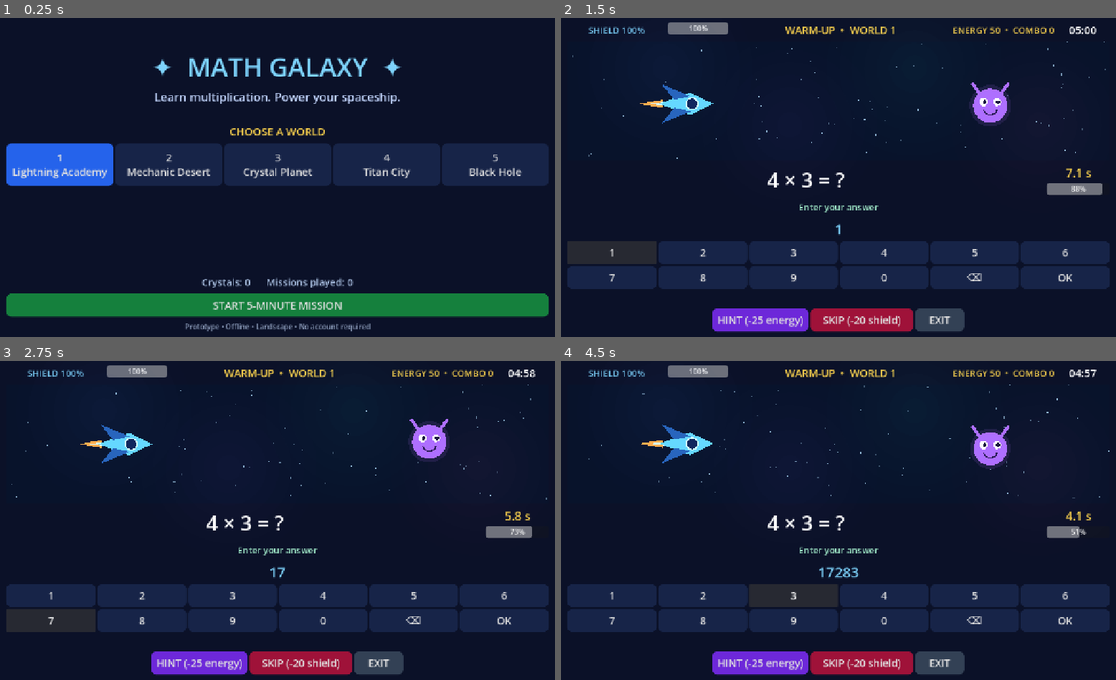
Above: before the commit, frames 1-4 (two rows, left to right).
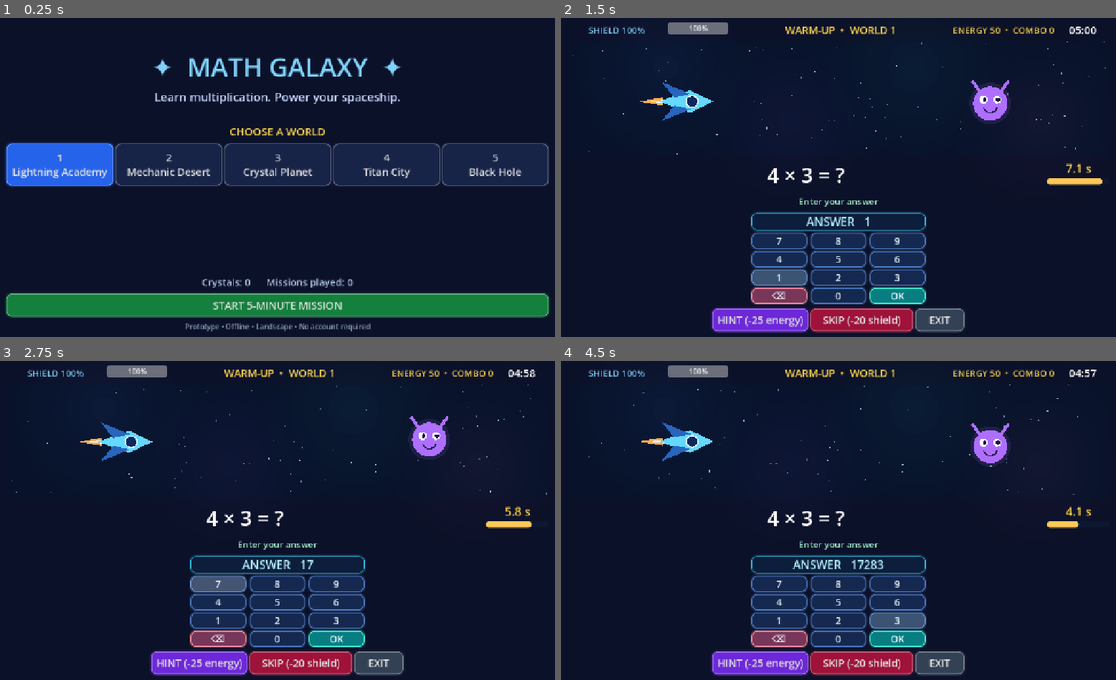
Above: after the commit, the same moments.

Repository: trun0ff/math-galaxy
Game: Godot game, scene res://scenes/Main.tscn
Two runs of this game, one before a commit and one after it. Both use one fixed random seed, a clock stepped at 60 frames per second and the inputs below.
Inputs:
- Up to frame 1 (0.25 s): no input
- Up to frame 2 (1.5 s): click "START 5-MINUTE MISSION" at 0.5 s; click "1" at 1.25 s
- Up to frame 3 (2.75 s): click "7" at 2 s
- Up to frame 4 (4.5 s): click "2" at 2.75 s; click "8" at 3.5 s; click "3" at 4.25 s

The runs differ from the first frame. In frame 1, 2.3% of the frame differs, in the area x 0-99%, y 38-94%; in frame 2, 17%; in frame 3, 16%; in frame 4, 17%, in the area x 1-99%, y 8-99%.

Commit message:
Add neon keypad and battle HUD styling

Diff:
--- a/project.godot
+++ b/project.godot
@@ -1,34 +1,20 @@
-; Engine configuration file.
-; It's best edited using the editor UI and not directly,
-; since the parameters that go here are not all obvious.
-;
-; Format:
-;   [section] ; section goes between []
-;   param=value ; assign values to parameters
-
 config_version=5
 
-[animation]
-
-compatibility/default_parent_skeleton_in_mesh_instance_3d=true
-
 [application]
-
 config/name="Math Galaxy - Prototype"
 run/main_scene="res://scenes/Main.tscn"
-config/features=PackedStringArray("4.7", "GL Compatibility")
+config/features=PackedStringArray("4.3", "GL Compatibility")
 
 [display]
-
 window/size/viewport_width=1280
 window/size/viewport_height=720
 window/stretch/mode="canvas_items"
+window/handheld/orientation=0
+
+[rendering]
+renderer/rendering_method="gl_compatibility"
+renderer/rendering_method.mobile="gl_compatibility"
+textures/default_filters/use_nearest_mipmap_filter=false
 
 [gui]
-
 theme/default_font_size=24
-
-[rendering]
-
-renderer/rendering_method="gl_compatibility"
-renderer/rendering_method.mobile="gl_compatibility"
--- a/scripts/Main.gd
+++ b/scripts/Main.gd
@@ -1,6 +1,7 @@
 extends Control
 
 const SCENE_SCRIPT = preload("res://scripts/SpaceScene.gd")
+const KEYPAD_SCRIPT = preload("res://scripts/ui/NeonKeypad.gd")
 const SAVE_PATH = "user://math_galaxy_progress.json"
 const MISSION_LENGTH := 300.0
 const PHASE_LIMITS := [35.0, 85.0, 235.0, 280.0, 300.0]
@@ -39,6 +40,7 @@
 var info: Label
 var question_label: Label
 var answer_label: Label
+var keypad: VBoxContainer
 var feedback: Label
 var timer_label: Label
 var shield_label: Label
@@ -118,9 +120,20 @@
 	style.corner_radius_top_right = 12
 	style.corner_radius_bottom_left = 12
 	style.corner_radius_bottom_right = 12
+	style.border_color = color.lightened(0.35)
+	style.set_border_width_all(2)
+	style.shadow_color = Color(color.r, color.g, color.b, 0.36)
+	style.shadow_size = 5
 	style.content_margin_left = 12
 	style.content_margin_right = 12
 	btn.add_theme_stylebox_override("normal", style)
+	var hover := style.duplicate() as StyleBoxFlat
+	hover.bg_color = color.lightened(0.18)
+	btn.add_theme_stylebox_override("hover", hover)
+	var pressed := style.duplicate() as StyleBoxFlat
+	pressed.bg_color = color.darkened(0.2)
+	btn.add_theme_stylebox_override("pressed", pressed)
+	btn.add_theme_stylebox_override("focus", StyleBoxEmpty.new())
 	return btn
 
 func build_root() -> VBoxContainer:
@@ -217,7 +230,7 @@
 	top.add_child(info)
 	art = Control.new()
 	art.set_script(SCENE_SCRIPT)
-	art.custom_minimum_size.y = 213
+	art.custom_minimum_size.y = 170
 	art.size_flags_vertical = Control.SIZE_EXPAND_FILL
 	root.add_child(art)
 	var question_row := HBoxContainer.new()
@@ -232,11 +245,12 @@
 	timer_bar = ProgressBar.new()
 	timer_bar.custom_minimum_size = Vector2(140, 14)
 	timer_container.add_child(timer_bar)
+	style_progress(timer_bar, Color("ffc857"))
 	feedback = make_label("", 20, Color("a7f3d0"))
 	feedback.custom_minimum_size.y = 34
 	root.add_child(feedback)
 	answer_area = VBoxContainer.new()
-	answer_area.custom_minimum_size.y = 190
+	answer_area.custom_minimum_size.y = 180
 	root.add_child(answer_area)
 	var footer := HBoxContainer.new()
 	footer.alignment = BoxContainer.ALIGNMENT_CENTER
@@ -245,6 +259,17 @@
 	footer.add_child(make_button("SKIP (-20 shield)", func(): resolve_answer(-1, "skip"), Color("9f1239"), 230))
 	footer.add_child(make_button("EXIT", exit_mission, Color("334155"), 110))
 	update_phase_label()
+
+func style_progress(bar: ProgressBar, fill: Color) -> void:
+	bar.show_percentage = false
+	var bg := StyleBoxFlat.new()
+	bg.bg_color = Color("0d1730")
+	bg.set_corner_radius_all(7)
+	bar.add_theme_stylebox_override("background", bg)
+	var fg := StyleBoxFlat.new()
+	fg.bg_color = fill
+	fg.set_corner_radius_all(7)
+	bar.add_theme_stylebox_override("fill", fg)
 
 func update_phase_label() -> void:
 	if header != null:
@@ -298,31 +323,31 @@
 	build_answers()
 
 func build_answers() -> void:
+	keypad = null
 	for c in answer_area.get_children():
 		answer_area.remove_child(c)
 		c.queue_free()
 	if input_mode == "choices":
 		var row := HBoxContainer.new()
+		row.add_theme_constant_override("separation", 12)
 		row.size_flags_vertical = Control.SIZE_EXPAND_FILL
 		answer_area.add_child(row)
 		for value in MathEngine.options(question):
 			var v: int = value
-			var b := make_button(str(value), func(): resolve_answer(v, "answer"), Color("1e40af"), 110)
+			var b := make_button(str(value), func(): resolve_answer(v, "answer"), Color("164a85"), 110)
 			b.size_flags_horizontal = Control.SIZE_EXPAND_FILL
+			b.custom_minimum_size.y = 96
 			row.add_child(b)
 	else:
-		answer_label = make_label("_", 32, Color("7dd3fc"))
-		answer_area.add_child(answer_label)
-		var grid := GridContainer.new()
-		grid.columns = 6
-		grid.size_flags_horizontal = Control.SIZE_EXPAND_FILL
-		answer_area.add_child(grid)
-		for value in ["1","2","3","4","5","6","7","8","9","0","⌫","OK"]:
-			var digit: String = value
-			var b := make_button(digit, func(): press_digit(digit), PANEL, 100)
-			b.custom_minimum_size.y = 52
-			b.size_flags_horizontal = Control.SIZE_EXPAND_FILL
-			grid.add_child(b)
+		var center := CenterContainer.new()
+		center.size_flags_horizontal = Control.SIZE_EXPAND_FILL
+		answer_area.add_child(center)
+		keypad = VBoxContainer.new()
+		keypad.set_script(KEYPAD_SCRIPT)
+		keypad.custom_minimum_size.x = 388
+		center.add_child(keypad)
+		keypad.call("set_value", "")
+		keypad.connect("key_pressed", Callable(self, "press_digit"))
 
 func press_digit(digit: String) -> void:
 	if not question_active or input_mode != "numeric": return
@@ -332,7 +357,8 @@
 		if input_value.is_valid_int(): resolve_answer(int(input_value), "answer")
 	else:
 		if input_value.length() < 6: input_value += digit
-	answer_label.text = input_value if not input_value.is_empty() else "_"
+	if keypad != null:
+		keypad.call("set_value", input_value)
 
 func _unhandled_key_input(event: InputEvent) -> void:
 	if screen != "battle" or not question_active or not event.pressed: return
@@ -364,6 +390,8 @@
 	stats["attempts"] += 1
 	stats["total_ms"] += int(question_elapsed * 1000.0)
 	if hint_used: stats["hints"] += 1
+	if keypad != null:
+		keypad.call("flash", correct)
 	if correct:
 		stats["correct"] += 1
 		if fast and input_mode == "numeric": stats["fast"] += 1
--- /dev/null
+++ b/scripts/ui/NeonKeypad.gd
@@ -0,0 +1,86 @@
+extends VBoxContainer
+## Reusable neon numeric input. Emits a digit, delete or submit request.
+signal key_pressed(key: String)
+
+const BASE := Color("152950")
+const EDGE := Color("4e7cc7")
+const TEXT := Color("eefaff")
+
+var display: Label
+var current_value := ""
+
+func _ready() -> void:
+	add_theme_constant_override("separation", 6)
+	var display_shell := PanelContainer.new()
+	display_shell.custom_minimum_size = Vector2(0, 36)
+	display_shell.add_theme_stylebox_override("panel", _style(Color("0d1d3c"), Color("33b8df"), 12, 1))
+	add_child(display_shell)
+	display = Label.new()
+	display.horizontal_alignment = HORIZONTAL_ALIGNMENT_CENTER
+	display.vertical_alignment = VERTICAL_ALIGNMENT_CENTER
+	display.add_theme_font_size_override("font_size", 26)
+	display.add_theme_color_override("font_color", Color("b3f2ff"))
+	display_shell.add_child(display)
+	set_value("")
+	var grid := GridContainer.new()
+	grid.columns = 3
+	grid.add_theme_constant_override("h_separation", 8)
+	grid.add_theme_constant_override("v_separation", 5)
+	grid.size_flags_horizontal = Control.SIZE_EXPAND_FILL
+	add_child(grid)
+	for key in ["7", "8", "9", "4", "5", "6", "1", "2", "3", "⌫", "0", "OK"]:
+		var button := Button.new()
+		button.text = key
+		button.custom_minimum_size = Vector2(104, 36)
+		button.size_flags_horizontal = Control.SIZE_EXPAND_FILL
+		button.focus_mode = Control.FOCUS_NONE
+		button.add_theme_font_size_override("font_size", 22)
+		button.add_theme_color_override("font_color", TEXT)
+		button.add_theme_color_override("font_hover_color", Color.WHITE)
+		button.add_theme_color_override("font_pressed_color", Color.WHITE)
+		var base := BASE
+		var accent := EDGE
+		if key == "OK":
+			base = Color("087e83")
+			accent = Color("48f4d9")
+		elif key == "⌫":
+			base = Color("78375a")
+			accent = Color("ff8fa3")
+		button.add_theme_stylebox_override("normal", _style(base, accent, 12, 2))
+		button.add_theme_stylebox_override("hover", _style(base.lightened(0.20), accent.lightened(0.2), 12, 2))
+		button.add_theme_stylebox_override("pressed", _style(accent.darkened(0.25), Color.WHITE, 12, 2))
+		button.add_theme_stylebox_override("focus", StyleBoxEmpty.new())
+		button.pivot_offset = button.custom_minimum_size * 0.5
+		button.pressed.connect(_on_pressed.bind(key, button))
+		grid.add_child(button)
+
+func _style(fill: Color, edge: Color, radius: int, edge_size: int) -> StyleBoxFlat:
+	var s := StyleBoxFlat.new()
+	s.bg_color = fill
+	s.border_color = edge
+	s.set_border_width_all(edge_size)
+	s.set_corner_radius_all(radius)
+	s.shadow_color = Color(edge.r, edge.g, edge.b, 0.30)
+	s.shadow_size = 4
+	s.content_margin_left = 5.0
+	s.content_margin_right = 5.0
+	return s
+
+func _on_pressed(key: String, button: Button) -> void:
+	var tw := create_tween()
+	tw.tween_property(button, "modulate", Color("a5f4ff"), 0.075)
+	tw.tween_property(button, "modulate", Color.WHITE, 0.15)
+	key_pressed.emit(key)
+
+func set_value(value: String) -> void:
+	current_value = value
+	if display != null:
+		display.text = "ANSWER   " + (value if not value.is_empty() else "_ _ _")
+
+func flash(correct: bool) -> void:
+	if display == null:
+		return
+	var color := Color("6affb0") if correct else Color("ff6f91")
+	var tw := create_tween()
+	tw.tween_property(display, "modulate", color, 0.10)
+	tw.tween_property(display, "modulate", Color.WHITE, 0.30)
Not shown, added: scripts/ui/NeonKeypad.gd.uid
